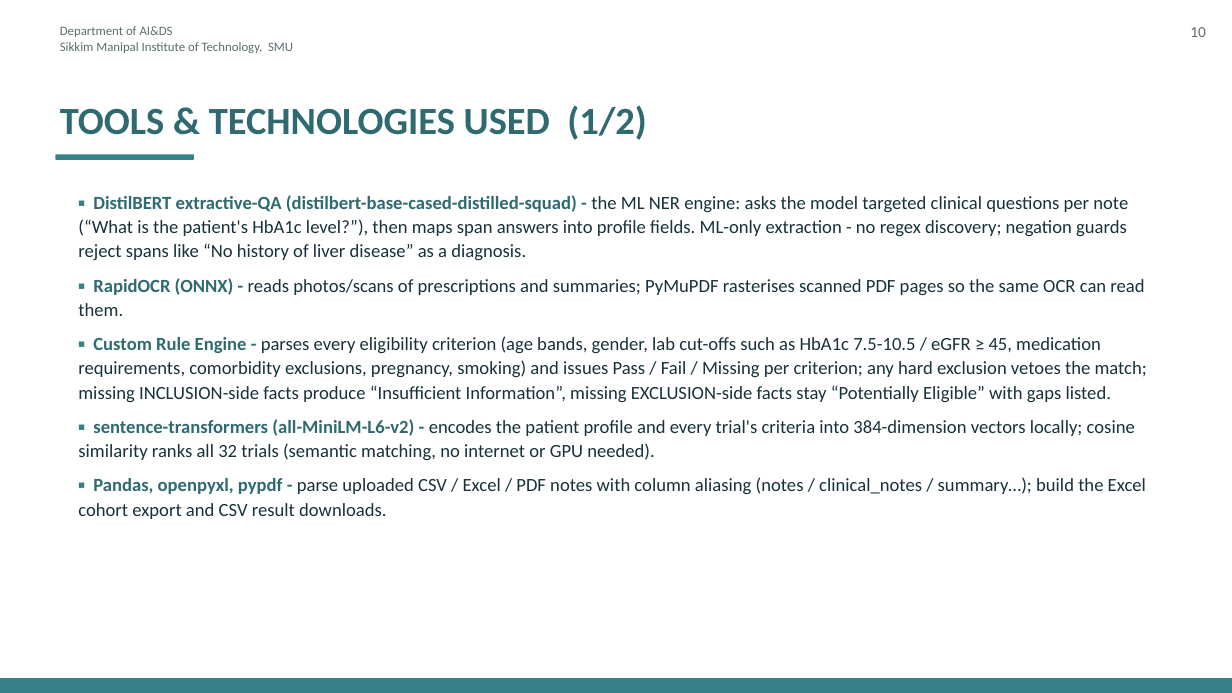
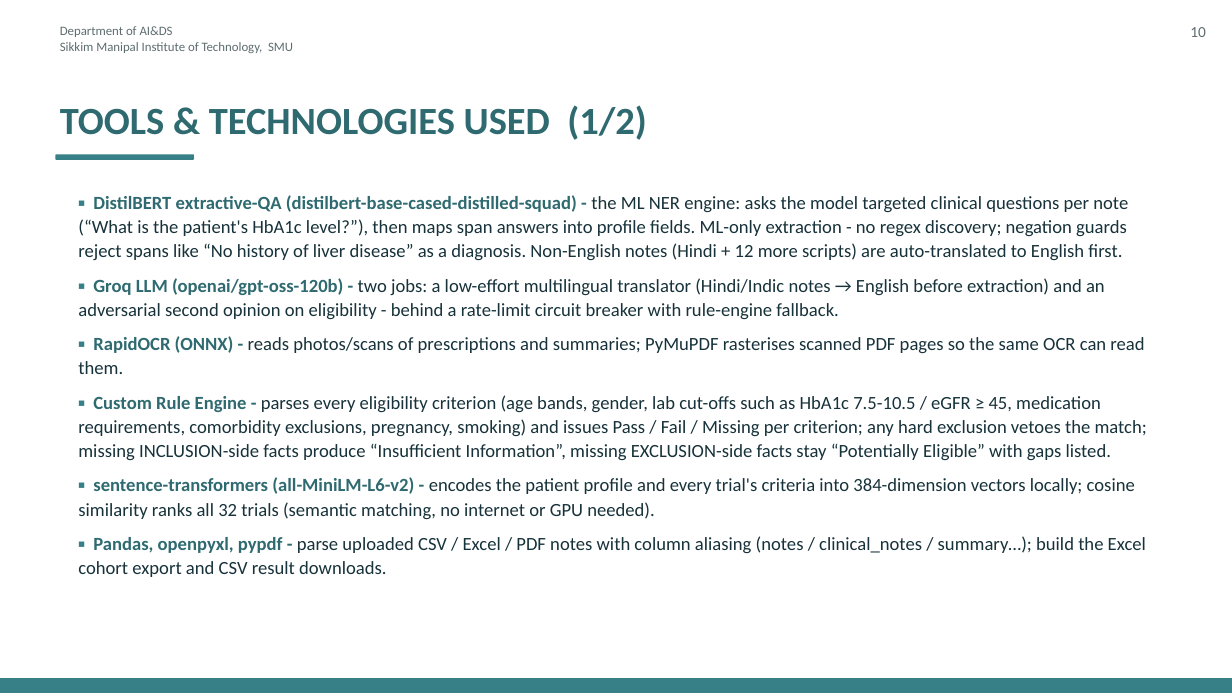
Before and after one commit to PragyaJ23/CTQ, a slide deck: slide 12 of CTQ_Presentation.pptx. Drawn at 1232x693 pixels with LibreOffice and Linux fonts; fonts in the diff are those of the drawing. Boxes give left, top, right and bottom in pixels: in the first picture for what was removed or moved away, otherwise in the second. Text is boxed around its words. In the diff, an @@ line names an element or a change of style, - is before the commit and + after.

```diff
--- a/CTQ_Presentation.pptx
+++ b/CTQ_Presentation.pptx
@@ text at [78,195,1128,320]: text changed @@
-▪ DistilBERT extractive-QA (distilbert-base-cased-distilled-squad) - the ML NER engine: asks the model targeted clinical questions per note (“What is the patient's HbA1c level?”), then maps span answers into profile fields. ML-only extraction - no regex discovery; negation guards reject spans like “No history of liver disease” as a diagnosis.
+▪ DistilBERT extractive-QA (distilbert-base-cased-distilled-squad) - the ML NER engine: asks the model targeted clinical questions per note (“What is the patient's HbA1c level?”), then maps span answers into profile fields. ML-only extraction - no regex discovery; negation guards reject spans like “No history of liver disease” as a diagnosis. Non-English notes (Hindi + 12 more scripts) are auto-translated to English first.
+▪ Groq LLM (openai/gpt-oss-120b) - two jobs: a low-effort multilingual translator (Hindi/Indic notes → English before extraction) and an adversarial second opinion on eligibility - behind a rate-limit circuit breaker with rule-engine fallback.
```
Also in this commit, not shown: 9 other slides changed, 31 other files.
